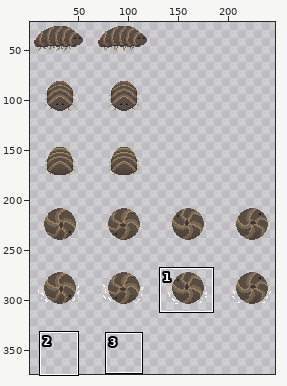
Sprite sheet: assets/critterGame/critter2.png. The first picture is a wide view before the edit; the outline marks the close-up.
Close-up. Earlier state:
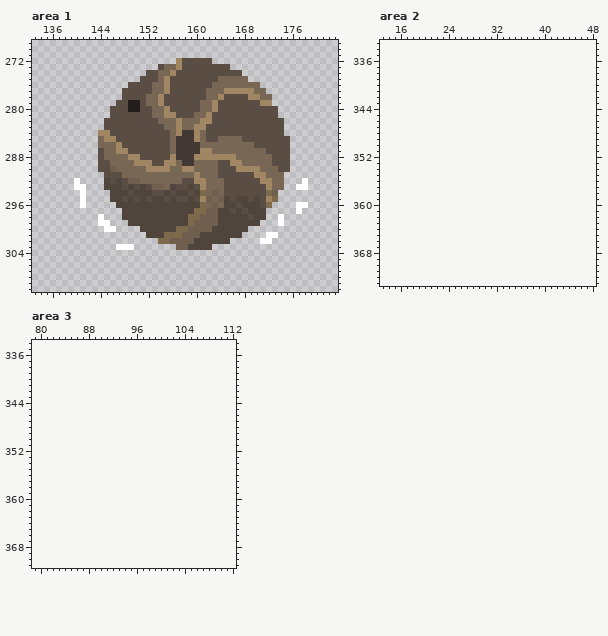
The file is 256x320 pixels. Shown: area 1: x 133..183, y 269..310; area 2: x 13..48, y 333..373; area 3: x 79..112, y 334..371. The old version is drawn lined up with the new one, on the new canvas. The wide view leaves out empty margins. The commit also changed other parts of the picture, which this record leaves out.
After:
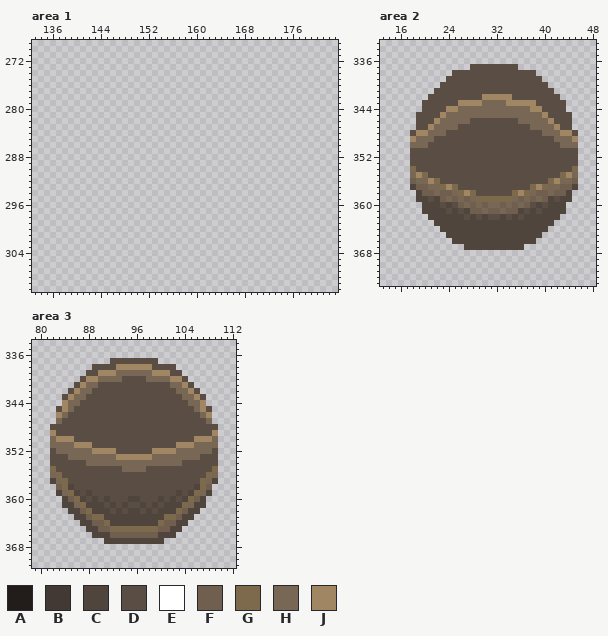
Palette (. is transparent): A #221c1a  B #423934  C #4f453c  D #5a4e44  E #ffffff  F #705f4f  G #7d694c  H #796755  J #a08662
The exact change:
canvas 256x320 -> 256x384
Changed rows in their new state; - is an unchanged pixel.
Area 1:
first column x 140:
272 -----------------......----------------
273 --------------............-------------
274 ------------................-----------
275 -----------..................----------
276 ---------......................--------
277 --------........................-------
278 --------.........................------
279 -------..........................------
280 ------............................-----
281 ------............................-----
282 -----..............................----
283 -----..............................----
284 ----...............................----
285 ----................................---
286 ----................................---
287 ----................................---
288 ----................................---
289 ----................................---
290 ----................................---
291 -----..............................----
292 .----..............................---.
293 ..---..............................--..
294 -.----............................-----
295 -.----............................-----
296 -.-----..........................----..
297 --------........................-----.-
298 ----.---........................--.----
299 ----..---......................---.----
300 -----..----..................----------
301 ------------................----..-----
302 --------------............-----..------
303 -------...-------......----------------
Area 2:
first column x 18:
337 ----------DDDDDDDD----------
338 -------DDDDDDDDDDDDDD-------
339 ------DDDDDDDDDDDDDDDD------
340 -----DDDDDDDDDDDDDDDDDD-----
341 ----DDDDDDDDDDDDDDDDDDDD----
342 ---DDDDDDDDDJJJJJDDDDDDDD---
343 --DDDDDDJJJJHHHHJJJJJDDDDD--
344 --DDDDJJHHHHHHHHHHHHJJDDDD--
345 -DDDDJHHHHHHHHHHHHHHHHJDDDD-
346 -DDDJHHHHHDDDDDDDDHHHHHJDDD-
347 -DDJHHHHDDDDDDDDDDDDHHHHJDD-
348 DJJHHHDDDDDDDDDDDDDDDDHHHJJD
349 JHHHDDDDDDDDDDDDDDDDDDDDHHHJ
350 HHHDDDDDDDDDDDDDDDDDDDDDDHHH
351 DDDDDDDDDDDDDDDDDDDDDDDDDDDD
352 DDDDDDDDDDDDDDDDDDDDDDDDDDDD
353 DDDDDDDDDDDDDDDDDDDDDDDDDDDD
354 GDDDDDDDDDDDDDDDDDDDDDDDDDDG
355 HJGDDDDDDDDDDDDDDDDDDDDDDGJH
356 FHHJGDDDDDDDDDDDDDDDDDDGJHHF
357 CFFHHGJGDDDDDDDDDDDDGJGHHFFC
358 -CFFHFFHGJGDDDDDDGJGHFFHFFC-
359 -CCDCFHFHFHGGGGGGHFHFHFCDCC-
360 --CCCDCDFHFHFHHFHFHFDCDCCC--
361 --CCCCDCDCFFHFFHFFCDCDCCCC--
362 ---CCCCCCDCDCDDCDCDCCCCCC---
363 ----CCCCCCCCCCCCCCCCCCCC----
364 -----CCCCCCCCCCCCCCCCCC-----
365 ------CCCCCCCCCCCCCCCC------
366 -------CCCCCCCCCCCCCC-------
367 ---------CCCCCCCCCC---------
Area 3:
first column x 82:
337 ----------DDDDDDDD----------
338 -------DDDDJJJJJJDDDD-------
339 ------DDJJJHHHHHHJJJDD------
340 -----DJJHHHHDDDDHHHHJJD-----
341 ----DJHHDDDDDDDDDDDDHHJD----
342 ---DJHHDDDDDDDDDDDDDDHHJD---
343 --DJHHDDDDDDDDDDDDDDDDHHJD--
344 --JHHDDDDDDDDDDDDDDDDDDHHJ--
345 -DJHDDDDDDDDDDDDDDDDDDDDHJD-
346 -JHDDDDDDDDDDDDDDDDDDDDDDHJ-
347 -HDDDDDDDDDDDDDDDDDDDDDDDDH-
348 DDDDDDDDDDDDDDDDDDDDDDDDDDDD
349 JDDDDDDDDDDDDDDDDDDDDDDDDDDJ
350 HJJJDDDDDDDDDDDDDDDDDDDDJJJH
351 HHHHJJJDDDDDDDDDDDDDDJJJHHHH
352 DHHHHHHJJJJDDDDDDJJJJHHHHHHD
353 DDDHHHHHHHHJJJJJJHHHHHHHHDDD
354 DDDDDDHHHHHHHHHHHHHHHHDDDDDD
355 GDDDDDDDDDDDHHHHDDDDDDDDDDDG
356 HGDDDDDDDDDDDDDDDDDDDDDDDDGH
357 CHGDDDDDDDDDDDDDDDDDDDDDDGHC
358 -FGCDDDDDDDDDDDDDDDDDDDDCGF-
359 -CHGCDCDDDDDDDDDDDDDDCDCGHC-
360 --CFGCDCDCDDDCCDDDCDCDCGFC--
361 --CCHGCCCDCDCDDCDCDCCCGHCC--
362 ---CCFGCCCDCDCCDCDCCCGFCC---
363 ----CCFGGCCCCCCCCCCGGFCC----
364 -----CCFFGCCCCCCCCGFFCC-----
365 ------CCFFGGGGGGGGFFCC------
366 -------CCCFFFFFFFFCCC-------
367 ---------CCCCCCCCCC---------
Where, in picture pixels (left, top, right, bottom), the same in both close-ups:
erased: (74, 58, 308, 250)
added: (410, 64, 578, 250)
added: (50, 358, 218, 544)
